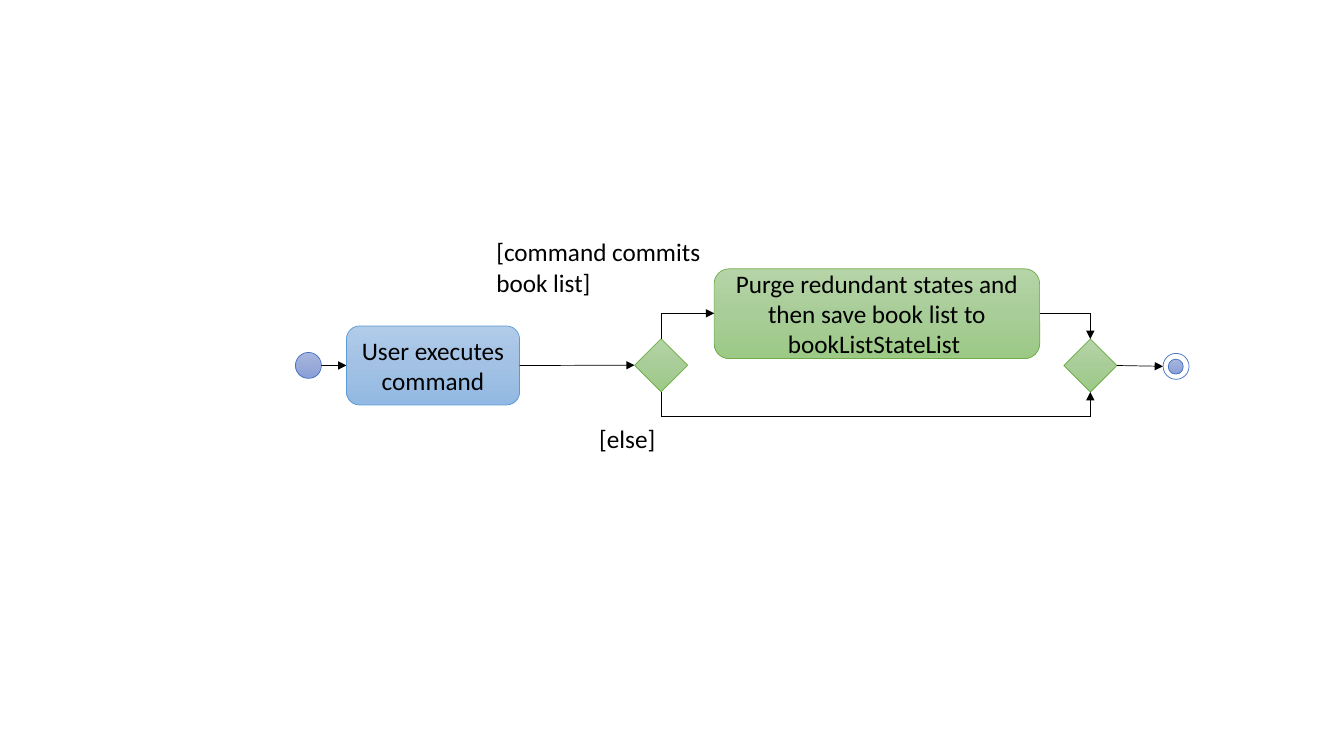
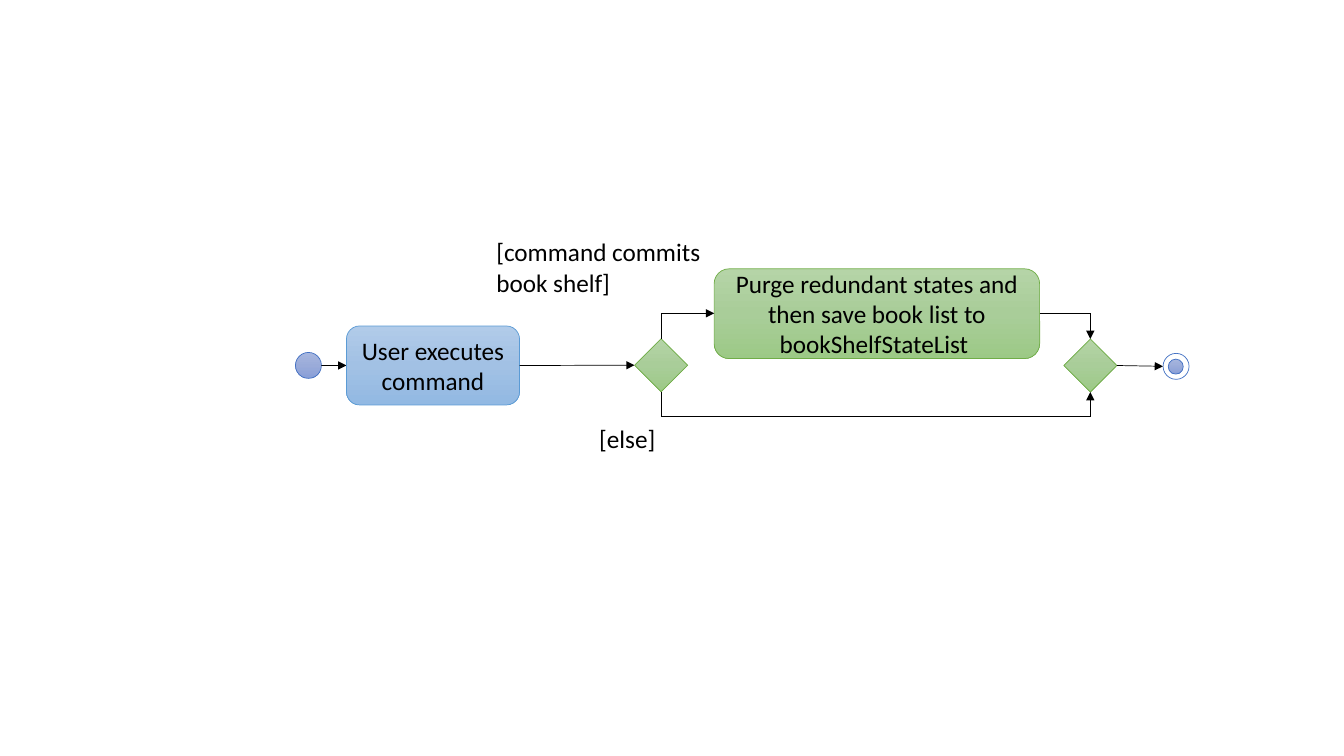
Before and after one commit to nus-cs2103-AY1819S2/addressbook-level4, a slide deck: slide 1 of docs/diagrams/UndoRedoActivityDiagram.pptx. Drawn at 1344x756 pixels with LibreOffice and Linux fonts; fonts in the diff are those of the drawing. Boxes give left, top, right and bottom in pixels: in the first picture for what was removed or moved away, otherwise in the second. Text is boxed around its words. In the diff, an @@ line names an element or a change of style, - is before the commit and + after.

```diff
--- a/docs/diagrams/UndoRedoActivityDiagram.pptx
+++ b/docs/diagrams/UndoRedoActivityDiagram.pptx
@@ text at bbox=[496, 242, 700, 296]: text changed @@
-[command commits book list]
+[command commits book shelf]
@@ text in rounded rectangle at bbox=[736, 275, 1018, 360]: text changed @@
-Purge redundant states and then save book list to bookListStateList
+Purge redundant states and then save book list to bookShelfStateList
```
Also in this commit, not shown: 7 other files.
